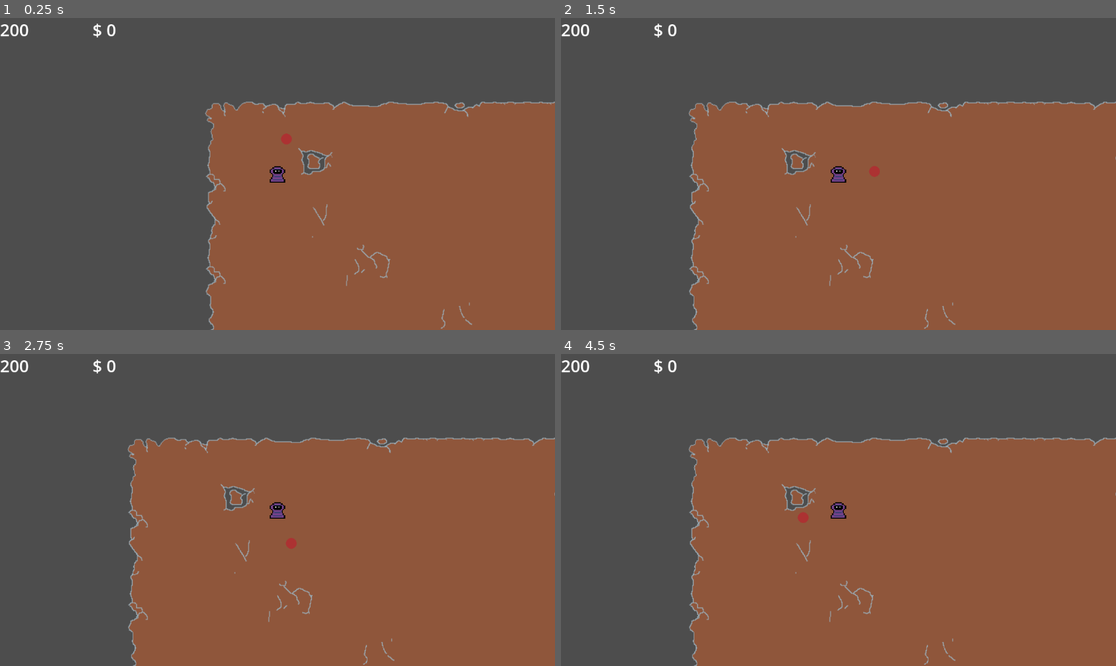
Above: before the commit, frames 1-4 (two rows, left to right).
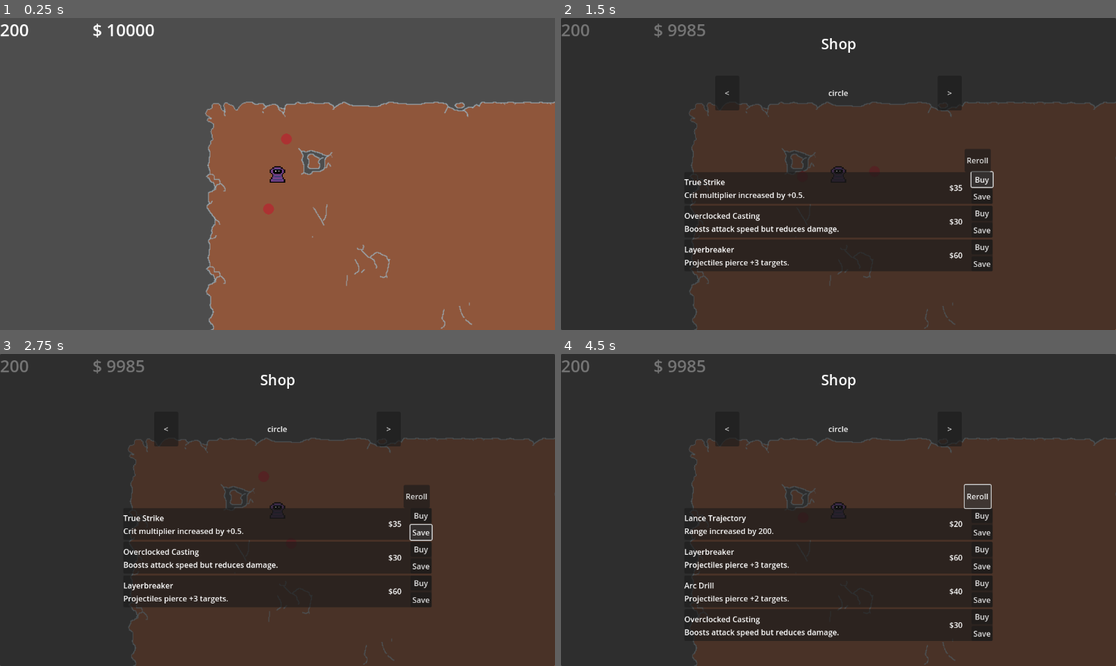
Above: after the commit, the same moments.

Repository: shlocko/tatolike
Game: Godot game, scene res://level.tscn
The game is run twice, just before and just after one commit, with the same random seed, the same clock (stepped at 60 frames per second) and the same inputs.
Inputs (mouse positions are in pixels of both pictures, inside the frame that each line leads up to):
- Up to frame 1 (0.25 s): no input
- Up to frame 2 (1.5 s): tap Enter at 0.5 s; move the mouse to (960, 158) at 0.52 s; hold D (move_right) 0.53-1.25 s; tap E (select, bound only after the commit) at 0.6 s; click (960, 158) at 0.67 s; click (982, 180) at 1.25 s, where only the run after the commit has a clickable "Buy"
- Up to frame 3 (2.75 s): click (421, 531) at 2 s, where only the run after the commit has a clickable "Save"
- Up to frame 4 (4.5 s): click (727, 428) at 2.75 s, where only the run after the commit has a clickable "<"; click (949, 428) at 3.5 s, where only the run after the commit has a clickable ">"; click (977, 497) at 4.25 s, where only the run after the commit has a clickable "Reroll"

The runs differ from the first frame. In frame 1, 0.2% of the frame differs, in the area x 19-50%, y 2-64%; in frame 2, 100%, in the area x 0-100%, y 0-100%; in frame 3, 100%; in frame 4, 100%.

Commit message:
added shop for upgrades

Diff:
--- a/global_state.gd
+++ b/globals/global_state.gd
@@ -5,13 +5,16 @@
 var spell_count: int
 var money: int
 
+signal buy_upgrade(spell_id: int, upgrade_id: int, price: int)
+
 
 # Called when the node enters the scene tree for the first time.
 func _ready() -> void:
-	money = 0
-	for n in 1:
+	money = 10000
+	for n in 2:
 		spells.append(preload("res://spells/circle_weapon/circle_factory.tscn"))
 	spell_count = spells.size()
+
 
 # Called every frame. 'delta' is the elapsed time since the previous frame.
 func _process(delta: float) -> void:
--- a/spells/upgrades.gd
+++ b/globals/upgrades.gd
@@ -172,25 +172,25 @@
 
 	var piercing_runes: Upgrade = Upgrade.new("Piercing Runes", 500, "Projectiles pierce +1 target.", 20)
 	piercing_runes.stats_mod = func(stats: CircleStats) -> CircleStats:
-		stats.piercing += 1
+		stats.pierce_add += 1
 		return stats
 	upgrades[piercing_runes.id] = piercing_runes
 
 	var core_needle: Upgrade = Upgrade.new("Core Needle", 501, "Projectiles pierce +1 target.", 25)
 	core_needle.stats_mod = func(stats: CircleStats) -> CircleStats:
-		stats.piercing += 1
+		stats.pierce_add += 1
 		return stats
 	upgrades[core_needle.id] = core_needle
 
 	var arc_drill: Upgrade = Upgrade.new("Arc Drill", 502, "Projectiles pierce +2 targets.", 40)
 	arc_drill.stats_mod = func(stats: CircleStats) -> CircleStats:
-		stats.piercing += 2
+		stats.pierce_add += 2
 		return stats
 	upgrades[arc_drill.id] = arc_drill
 
 	var layerbreaker: Upgrade = Upgrade.new("Layerbreaker", 503, "Projectiles pierce +3 targets.", 60)
 	layerbreaker.stats_mod = func(stats: CircleStats) -> CircleStats:
-		stats.piercing += 3
+		stats.pierce_add += 3
 		return stats
 	upgrades[layerbreaker.id] = layerbreaker
 
--- a/level.gd
+++ b/level.gd
@@ -21,6 +21,6 @@
 
 func _on_spawn_mob_timer_timeout() -> void:
 	var spawner = spawners.pick_random()
-	for n in randi_range(1, 10):
+	for n in randi_range(1, 1):
 		await get_tree().create_timer(randf_range(0.1, 0.3)).timeout
 		spawner.spawn_enemy(mob)
--- a/level.tscn
+++ b/level.tscn
@@ -6,6 +6,7 @@
 [ext_resource type="PackedScene" uid="uid://ba66f42bf6lq4" path="res://player.tscn" id="4_v2tij"]
 [ext_resource type="PackedScene" uid="uid://corsjrjlxb8tj" path="res://hud.tscn" id="5_3utks"]
 [ext_resource type="PackedScene" uid="uid://5wiw2ulpbp5n" path="res://spawner.tscn" id="6_k1bem"]
+[ext_resource type="PackedScene" uid="uid://cn8u0dgt7dqqb" path="res://shop.tscn" id="7_f1cm4"]
 
 [sub_resource type="TileSetAtlasSource" id="TileSetAtlasSource_4bf5p"]
 texture = ExtResource("3_778nf")
@@ -162,4 +163,6 @@
 position = Vector2(0, 383.5)
 shape = SubResource("RectangleShape2D_q3tox")
 
+[node name="Shop" parent="." instance=ExtResource("7_f1cm4")]
+
 [connection signal="timeout" from="spawn_mob_timer" to="." method="_on_spawn_mob_timer_timeout"]
--- a/player.gd
+++ b/player.gd
@@ -63,3 +63,11 @@
 
 func _on_attack_timer_timeout() -> void:
 	var mobs = get_tree().get_nodes_in_group("mobs")
+
+func get_spells() -> Array[SpellFactory]:
+	var spells: Array[SpellFactory] = []
+	var children = $SpellSpawner.get_children()
+	for ch in children:
+		if ch is SpellFactory:
+			spells.append(ch)
+	return spells
--- a/project.godot
+++ b/project.godot
@@ -17,8 +17,8 @@
 
 [autoload]
 
-GlobalState="*res://global_state.gd"
-Upgrades="*res://spells/upgrades.gd"
+GlobalState="*res://globals/global_state.gd"
+Upgrades="*res://globals/upgrades.gd"
 
 [editor_plugins]
 
@@ -46,6 +46,11 @@
 "events": [Object(InputEventKey,"resource_local_to_scene":false,"resource_name":"","device":-1,"window_id":0,"alt_press …(192 unchanged characters)…
 ]
 }
+select={
+"deadzone": 0.5,
+"events": [Object(InputEventKey,"resource_local_to_scene":false,"resource_name":"","device":-1,"window_id":0,"alt_pressed":false,"shift_pressed":false,"ctrl_pressed":false,"meta_pressed":false,"pressed":false,"keycode":0,"physical_keycode":69,"key_label":0,"unicode":101,"location":0,"echo":false,"script":null)
+]
+}
 
 [rendering]
 
--- /dev/null
+++ b/shop.gd
@@ -0,0 +1,74 @@
+extends CanvasLayer
+
+var spells: Array[SpellFactory]
+var shop_index: int = 0
+
+
+# Called when the node enters the scene tree for the first time.
+func _ready() -> void:
+	spells = get_tree().get_nodes_in_group("player")[0].get_spells()
+	GlobalState.connect("buy_upgrade", buy_upgrade)
+	shop_refresh_visual()
+	visible = false
+
+
+# Called every frame. 'delta' is the elapsed time since the previous frame.
+func _process(delta: float) -> void:
+	shop_index = wrapi(shop_index, 0, spells.size())
+	shop_refresh_visual()
+	if Input.is_action_just_pressed("select"):
+		visible = !visible
+
+
+func _on_left_button_pressed() -> void:
+	shop_left()
+
+
+func _on_right_button_pressed() -> void:
+	shop_right()
+
+func shop_left():
+	shop_index -= 1
+	shop_index = wrapi(shop_index, 0, spells.size())
+
+func shop_right():
+	shop_index += 1
+	shop_index = wrapi(shop_index, 0, spells.size())
+
+func shop_reroll(index: int):
+	var spell = spells[index]
+	spell.upgrades_shop = spell.locked_upgrades_shop.duplicate()
+	while spell.upgrades_shop.size() < 4 and spell.get_qualified_upgrades().size() > 0:
+		var upgrade_id = spell.get_qualified_upgrades().pick_random()
+		while spell.upgrades_shop.has(upgrade_id):
+			upgrade_id = spell.get_qualified_upgrades().pick_random()
+		spell.upgrades_shop.append(upgrade_id)
+
+func shop_refresh_visual():
+	var spell = spells[shop_index]
+	$Panel/ShopControlsContainer/SpellName.text = spell.spell_name
+	for i in 4:
+		var item = $Panel/UpgradesContainer.get_children()[i]
+		if i < spell.upgrades_shop.size():
+			item.visible = true
+			var upgrade_id =  spells[shop_index].upgrades_shop[i]
+			var upgrade = Upgrades.get_upgrade(spells[shop_index].spell_name, upgrade_id)
+			item.set_item_name(upgrade.upgrade_name)
+			item.set_item_description(upgrade.upgrade_text)
+			item.set_item_price(upgrade.price)
+			item.set_buy_enabled(GlobalState.money >= upgrade.price)
+			item.upgrade_id = upgrade_id
+			item.spell_id = shop_index
+		else:
+			item.visible = false
+
+
+
+func _on_reroll_button_pressed() -> void:
+	shop_reroll(shop_index)
+
+func buy_upgrade(spell_id, upgrade_id, price):
+	var spell = spells[spell_id]
+	spell.add_upgrade(upgrade_id)
+	GlobalState.money -= price
+	spell.upgrades_shop.remove_at(spell.upgrades_shop.find(upgrade_id))
--- /dev/null
+++ b/shop.tscn
@@ -0,0 +1,101 @@
+[gd_scene load_steps=3 format=3 uid="uid://cn8u0dgt7dqqb"]
+
+[ext_resource type="PackedScene" uid="uid://ddqqeynvuh6pc" path="res://upgrade_shop_item.tscn" id="1_7mt8f"]
+[ext_resource type="Script" path="res://shop.gd" id="1_k64hr"]
+
+[node name="Shop" type="CanvasLayer"]
+process_mode = 3
+script = ExtResource("1_k64hr")
+
+[node name="Panel" type="Panel" parent="."]
+offset_right = 1152.0
+offset_bottom = 648.0
+
+[node name="Title" type="Label" parent="Panel"]
+layout_mode = 1
+anchors_preset = 5
+anchor_left = 0.5
+anchor_right = 0.5
+offset_left = -19.0
+offset_top = 32.0
+offset_right = 20.0
+offset_bottom = 64.0
+grow_horizontal = 2
+theme_override_font_sizes/font_size = 30
+text = "Shop
+"
+
+[node name="UpgradesContainer" type="VBoxContainer" parent="Panel"]
+layout_mode = 1
+anchors_preset = 8
+anchor_left = 0.5
+anchor_top = 0.5
+anchor_right = 0.5
+anchor_bottom = 0.5
+offset_left = -320.0
+offset_top = -4.0
+offset_right = 320.0
+offset_bottom = 284.0
+grow_horizontal = 2
+grow_vertical = 2
+
+[node name="Item1" parent="Panel/UpgradesContainer" instance=ExtResource("1_7mt8f")]
+layout_mode = 2
+
+[node name="Item2" parent="Panel/UpgradesContainer" instance=ExtResource("1_7mt8f")]
+layout_mode = 2
+
+[node name="Item3" parent="Panel/UpgradesContainer" instance=ExtResource("1_7mt8f")]
+layout_mode = 2
+
+[node name="Item4" parent="Panel/UpgradesContainer" instance=ExtResource("1_7mt8f")]
+layout_mode = 2
+
+[node name="ShopControlsContainer" type="HBoxContainer" parent="Panel"]
+layout_mode = 1
+offset_left = 320.0
+offset_top = 120.0
+offset_right = 832.0
+offset_bottom = 192.0
+theme_override_constants/separation = 0
+alignment = 1
+
+[node name="LeftButton" type="Button" parent="Panel/ShopControlsContainer"]
+custom_minimum_size = Vector2(50, 0)
+layout_mode = 2
+text = "<"
+
+[node name="LeftGap" type="Control" parent="Panel/ShopControlsContainer"]
+layout_mode = 2
+size_flags_horizontal = 3
+
+[node name="SpellName" type="Label" parent="Panel/ShopControlsContainer"]
+layout_mode = 2
+text = "Spell Name
+"
+
+[node name="RightGap" type="Control" parent="Panel/ShopControlsContainer"]
+layout_mode = 2
+size_flags_horizontal = 3
+
+[node name="RightButton" type="Button" parent="Panel/ShopControlsContainer"]
+custom_minimum_size = Vector2(50, 0)
+layout_mode = 2
+text = ">"
+
+[node name="RerollButton" type="Button" parent="Panel"]
+layout_mode = 1
+anchors_preset = 5
+anchor_left = 0.5
+anchor_right = 0.5
+offset_left = 262.0
+offset_top = 272.0
+offset_right = 316.0
+offset_bottom = 320.0
+grow_horizontal = 2
+text = "Reroll
+"
+
+[connection signal="pressed" from="Panel/ShopControlsContainer/LeftButton" to="." method="_on_left_button_pressed"]
+[connection signal="pressed" from="Panel/ShopControlsContainer/RightButton" to="." method="_on_right_button_pressed"]
+[connection signal="pressed" from="Panel/RerollButton" to="." method="_on_reroll_button_pressed"]
--- a/spell_factory.gd
+++ b/spell_factory.gd
@@ -1,6 +1,23 @@
 extends Marker2D
 class_name SpellFactory
+
+var locked_upgrades_shop: Array[int] = []
+var upgrades_shop: Array[int] = []
+var spell_name: String
+var upgrades: Array[int] = []
 
 
 func set_timer_duration(time: float) -> void:
 	pass
+
+
+func get_qualified_upgrades() -> Array[int]:
+	var arr: Array[int] = []
+	for id in Upgrades.get_all_from_spell(spell_name):
+		var qualified = true
+		if(upgrades.has(id)): qualified = false
+		for rely_id in Upgrades.get_upgrade("circle", id).relies_on:
+			if(not upgrades.has(rely_id)):
+				qualified = false
+		if qualified: arr.append(id)
+	return arr
--- a/spells/circle_weapon/circle_factory.gd
+++ b/spells/circle_weapon/circle_factory.gd
@@ -2,13 +2,13 @@
 
 @export var spell: PackedScene
 var stats: CircleStats
-var upgrades: Array[int] = []
 
 
 # Called when the node enters the scene tree for the first time.
 func _ready() -> void:
+	spell_name = "circle"
 	stats = CircleStats.new()
-	set_attack_speed(1.0)
+	stats.attack_speed = 1.0
 	stats.damage = 50
 	stats.range = 500
 	stats.explosive = false
@@ -18,9 +18,11 @@
 	stats.crit_chance = 0.1
 	stats.crit_mod = 2.0
 	stats.pierce = 1
-	add_upgrade(202)
-	add_upgrade(100)
-	print(get_qualified_upgrades())
+	set_attack_speed(stats.attack_speed)
+	#add_upgrade(202)
+	#print(get_qualified_upgrades())
+	for i in 4:
+		upgrades_shop.append(get_qualified_upgrades().pick_random())
 
 
 # Called every frame. 'delta' is the elapsed time since the previous frame.
@@ -32,6 +34,7 @@
 	attack.position = global_position
 	attack.stats = stats
 	get_tree().get_nodes_in_group("main")[0].add_child(attack)
+	#print(stats.attack_speed_add)
 
 
 func _on_attack_timer_timeout() -> void:
@@ -42,7 +45,6 @@
 		show()
 
 func set_attack_speed(aps: float):
-	stats.attack_speed = aps
 	$attackTimer.wait_time = 1/aps
 	print(str("aps ", aps))
 	print(str("time ", 1/aps))
@@ -62,15 +64,4 @@
 	var upgrade = Upgrades.get_upgrade("circle", upgrade_id)
 	stats = upgrade.stats_mod.call(stats)
 	set_attack_speed((stats.attack_speed+stats.attack_speed_add) * stats.attack_speed_mul)
-	print(upgrades)
-
-func get_qualified_upgrades() -> Array[int]:
-	var arr: Array[int] = []
-	for id in Upgrades.get_all_from_spell("circle"):
-		var qualified = true
-		if(upgrades.has(id)): qualified = false
-		for rely_id in Upgrades.get_upgrade("circle", id).relies_on:
-			if(not upgrades.has(rely_id)):
-				qualified = false
-		if qualified: arr.append(id)
-	return arr
+	#print(upgrades)
--- a/spells/stats.gd
+++ b/spells/stats.gd
@@ -34,3 +34,37 @@
 var projectile_speed_mul: float = 1.0
 var crit_chance_mul: float = 1.0
 var crit_mod_mul: float = 1.0
+
+func print_upgrades():
+	print(str(attack_speed_mul, range_mul, damage_mul, explosion_radius_mul, explosion_mod_mul, " ", crit_chance_mul, " ", crit_mod_mul))
+
+
+func get_attack_speed() -> float:
+	return (attack_speed + attack_speed_add) * attack_speed_mul
+
+func get_range() -> float:
+	return (range + range_add) * range_mul
+
+func get_damage() -> float:
+	return (damage + damage_add) * damage_mul
+
+func get_explosion_radius() -> float:
+	return (explosion_radius + explosion_radius_add) * explosion_radius_mul
+
+func get_explosion_mod() -> float:
+	return (explosion_mod + explosion_mod_add) * explosion_mod_mul
+
+func get_projectile_speed() -> float:
+	return (projectile_speed + projectile_speed_add) * projectile_speed_mul
+
+func get_crit_chance() -> float:
+	return (crit_chance + crit_chance_add) * crit_chance_mul
+
+func get_crit_mod() -> float:
+	return (crit_mod + crit_mod_add) * crit_mod_mul
+
+func get_pierce() -> int:
+	return pierce + pierce_add
+
+func is_explosive() -> bool:
+	return explosive
--- /dev/null
+++ b/upgrade_shop_item.gd
@@ -0,0 +1,32 @@
+extends PanelContainer
+
+var upgrade_id: int
+var spell_id: int
+var price: int
+
+# Called when the node enters the scene tree for the first time.
+func _ready() -> void:
+	pass # Replace with function body.
+
+
+# Called every frame. 'delta' is the elapsed time since the previous frame.
+func _process(delta: float) -> void:
+	pass
+
+func set_item_name(s: String):
+	$Container/Text/Name.text = s
+
+func set_item_description(s: String):
+	$Container/Text/Description.text = s
+
+func set_item_price(s: int):
+	$Container/Price.text = str("$", s)
+	price = s
+
+func set_buy_enabled(t: bool):
+	$Container/Buttons/Buy.disabled = !t
+
+
+func _on_buy_pressed() -> void:
+	print("tist")
+	GlobalState.buy_upgrade.emit(spell_id, upgrade_id, price)
--- /dev/null
+++ b/upgrade_shop_item.tscn
@@ -0,0 +1,52 @@
+[gd_scene load_steps=2 format=3 uid="uid://ddqqeynvuh6pc"]
+
+[ext_resource type="Script" path="res://upgrade_shop_item.gd" id="1_yaun8"]
+
+[node name="UpgradeShopItem" type="PanelContainer"]
+offset_right = 448.0
+offset_bottom = 96.0
+size_flags_horizontal = 3
+script = ExtResource("1_yaun8")
+
+[node name="Container" type="HBoxContainer" parent="."]
+layout_mode = 2
+
+[node name="Text" type="VBoxContainer" parent="Container"]
+layout_mode = 2
+size_flags_horizontal = 3
+
+[node name="PaddingHead" type="Control" parent="Container/Text"]
+custom_minimum_size = Vector2(0, 5)
+layout_mode = 2
+
+[node name="Name" type="Label" parent="Container/Text"]
+layout_mode = 2
+text = "Upgrade Name
+"
+
+[node name="Description" type="Label" parent="Container/Text"]
+layout_mode = 2
+text = "Description text goes here"
+
+[node name="Price" type="Label" parent="Container"]
+layout_mode = 2
+text = "$10"
+
+[node name="Padding" type="Control" parent="Container"]
+custom_minimum_size = Vector2(10, 0)
+layout_mode = 2
+
+[node name="Buttons" type="VBoxContainer" parent="Container"]
+layout_mode = 2
+
+[node name="Buy" type="Button" parent="Container/Buttons"]
+layout_mode = 2
+size_flags_vertical = 3
+text = "Buy
+"
+
+[node name="Save" type="Button" parent="Container/Buttons"]
+layout_mode = 2
+text = "Save"
+
+[connection signal="pressed" from="Container/Buttons/Buy" to="." method="_on_buy_pressed"]
Not shown: 1 places in level.tscn that only renumber resources
